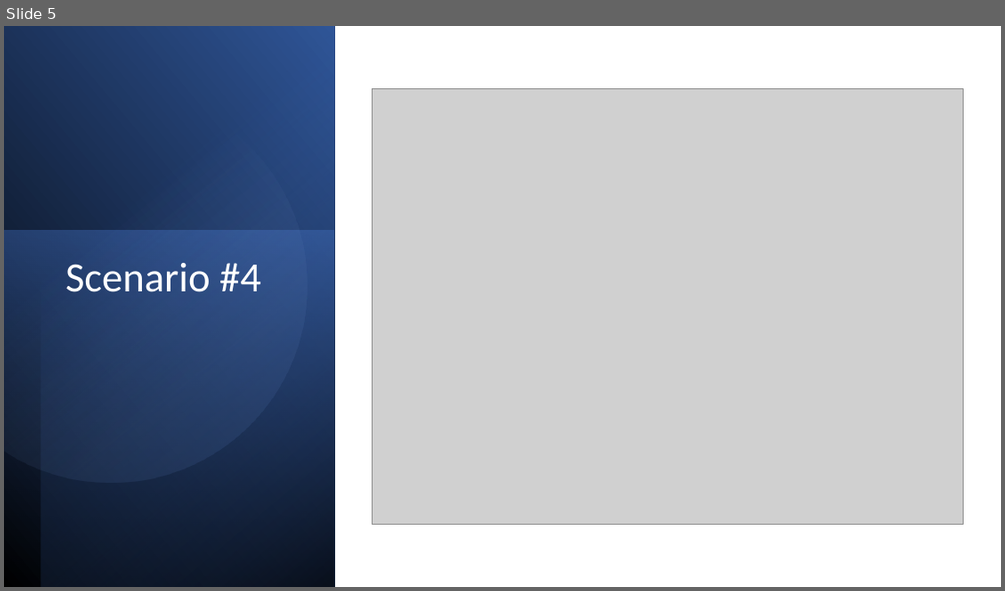
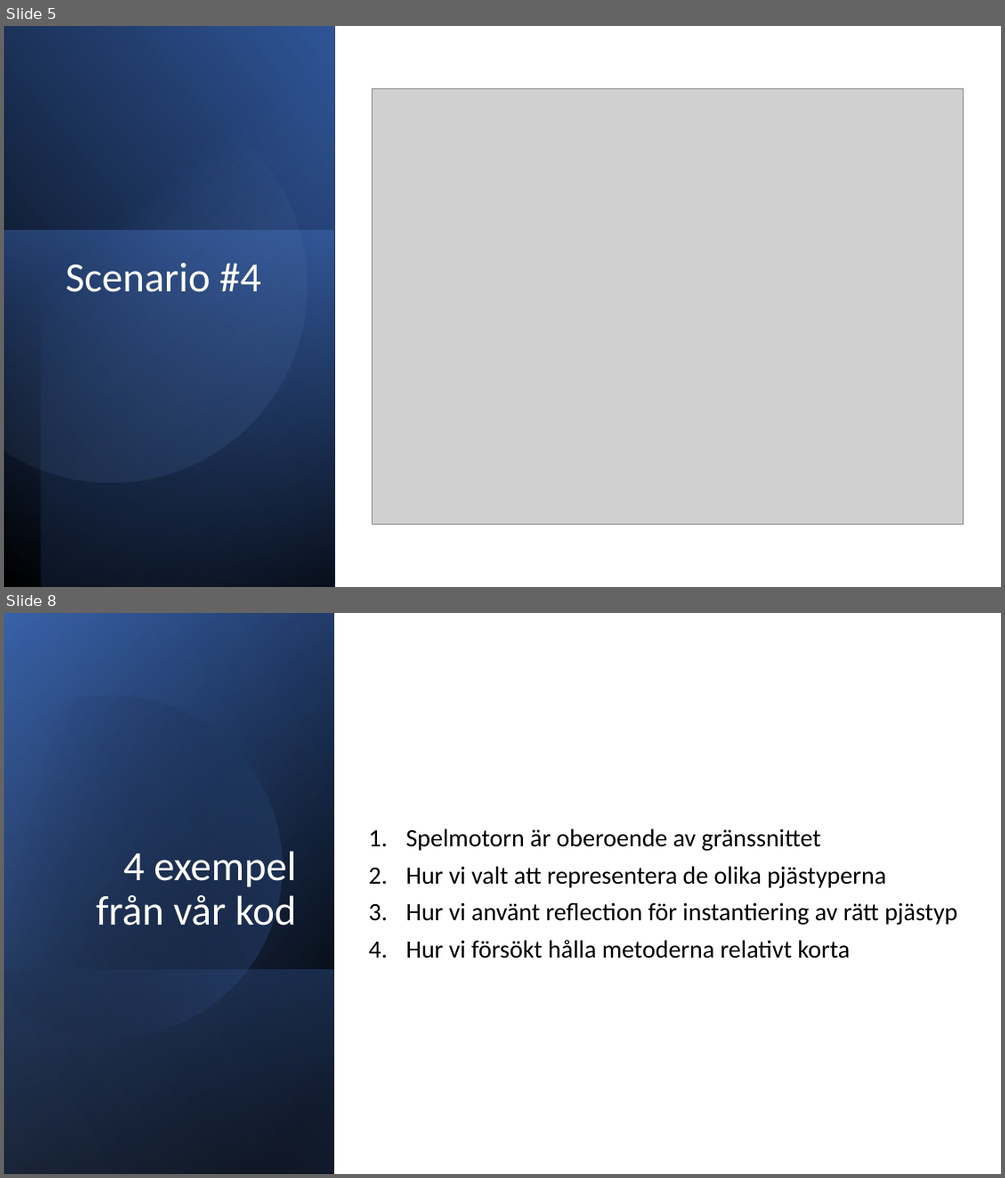
Before and after one commit to PGVSNH20/ludo-game-ludo6, a slide deck: Documentation/Presentation - Koden.pptx. Shown one above the other, each under a label of ours: slide 5 before the commit, slides 5 and 8 after it; the slides between them are not shown. The pictures are 1005x591 and 1005x1178 pixels, drawn with LibreOffice and Linux fonts; fonts in the diff are those of the drawing; grey boxes stand for pictures. Boxes give left, top, right and bottom in pixels: in the first picture for what was removed or moved away, otherwise in the second. Text is boxed around its words. In the diff, an @@ line names an element or a change of style, - is before the commit and + after.

```diff
--- a/Documentation/Presentation - Koden.pptx
+++ b/Documentation/Presentation - Koden.pptx
@@ slide 8 added at [4,613,1001,1174], background #FFFFFF @@
@@ rectangle added at [4,613,1001,1174], fill #FFFFFF @@
@@ rectangle added at [4,613,334,1174], fill gradient #000000 to #2F5597 @@
@@ rectangle added at [4,614,334,1174], fill gradient #000000 to #4472C4 @@
@@ rectangle added at [4,613,334,1173], fill gradient #000000 to #8FAADC @@
@@ freeform shape added at [4,655,324,1071], fill gradient #000000 to #4472C4 @@
@@ title added at [96,851,297,925], 40 pt, text #FFFFFF @@
+4 exempel från vår kod
@@ text added at [406,828,957,958], 24 pt, text #000000 @@
+1. Spelmotorn är oberoende av gränssnittet
+2. Hur vi valt att representera de olika pjästyperna
+3. Hur vi använt reflection för instantiering av rätt pjästyp
+4. Hur vi försökt hålla metoderna relativt korta
@@ rectangle added at [4,969,334,1174], fill gradient #4472C4 to #000000 @@
```
Also in this commit, not shown: 2 slides changed, 1 other slide added, 7 other files.
